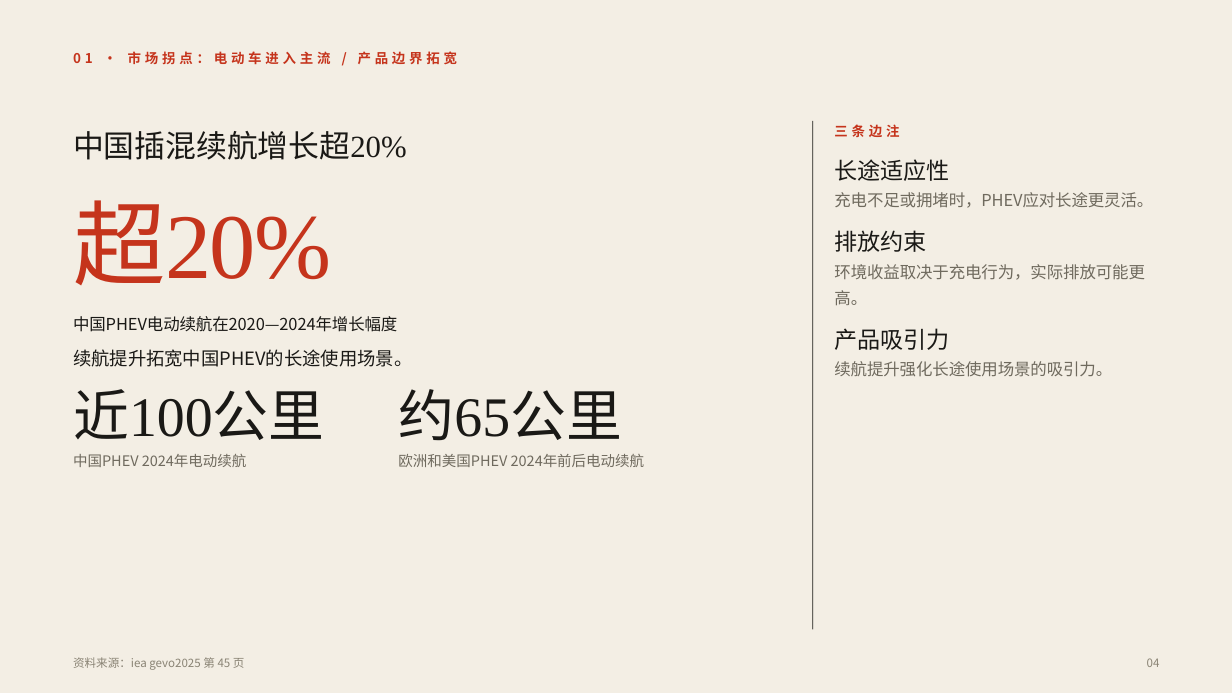
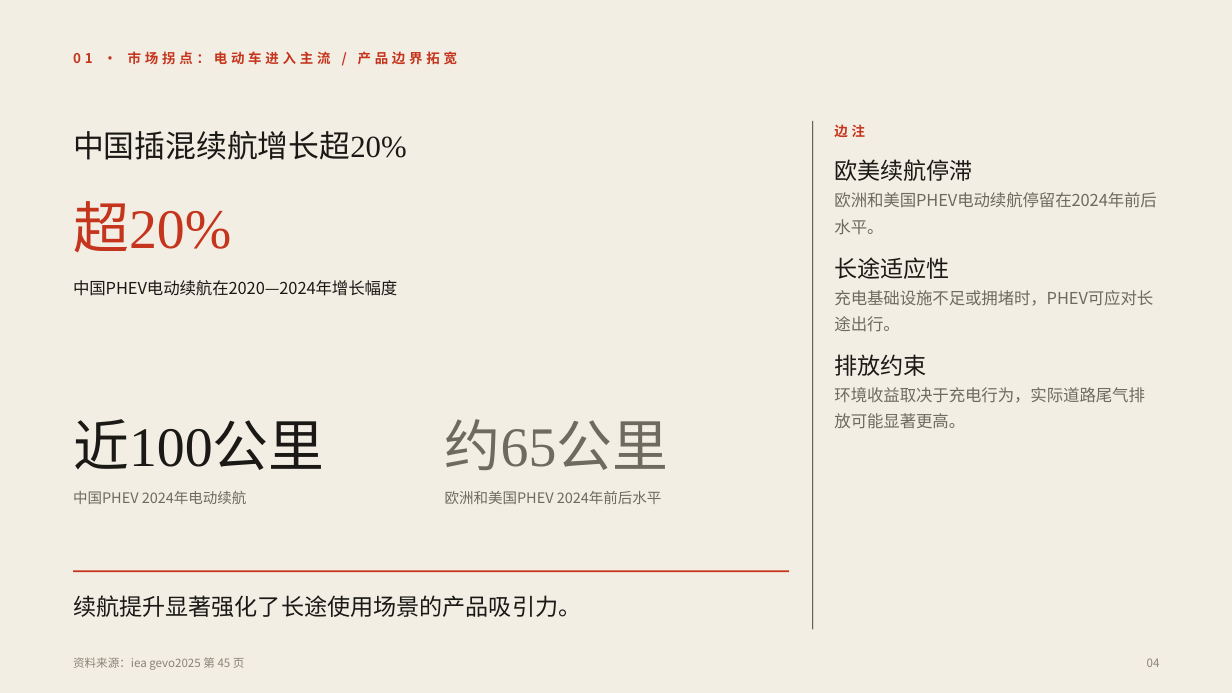
Before and after one commit to Liyilin66/ppt-agent, a slide deck: slide 4 of eval/results/scale-iea-50.pptx. Drawn at 1232x693 pixels with LibreOffice and Linux fonts; fonts in the diff are those of the drawing. Boxes give left, top, right and bottom in pixels: in the first picture for what was removed or moved away, otherwise in the second. Text is boxed around its words. In the diff, an @@ line names an element or a change of style, - is before the commit and + after.

```diff
--- a/eval/results/scale-iea-50.pptx
+++ b/eval/results/scale-iea-50.pptx
@@ text at box(834, 124, 865, 137): text changed @@
-三条边注
+边注
@@ text added at box(834, 159, 973, 181), 18 pt, text #1A1916 @@
+欧美续航停滞
@@ text "超20%" at box(73, 201, 231, 253): size 72 to 43.5 pt, letter spacing -1.5 to 0 pt; line spacing 80.6pt to 52.2pt @@
@@ text added at box(834, 192, 1156, 235), 12.8 pt, text #6F6A5E @@
+欧洲和美国PHEV电动续航停留在2024年前后水平。
@@ text "长途适应性": place and size @@
-text "长途适应性" at box(834, 159, 949, 181)
+text "长途适应性" at box(834, 257, 949, 279)
@@ text "中国PHEV电动续航在2020—2024年增长幅度": place and size @@
-text "中国PHEV电动续航在2020—2024年增长幅度" at box(73, 316, 397, 332)
+text "中国PHEV电动续航在2020—2024年增长幅度" at box(73, 280, 397, 296)
@@ text at box(834, 290, 1153, 332): text changed @@
-充电不足或拥堵时，PHEV应对长途更灵活。
+充电基础设施不足或拥堵时，PHEV可应对长途出行。
@@ text "充电基础设施不足或拥堵时，PHEV可应对长途出行。" at box(834, 290, 1153, 332): vertical alignment middle to top @@
@@ text removed at box(834, 328, 949, 350) @@
-产品吸引力
@@ text removed at box(73, 349, 412, 367) @@
-续航提升拓宽中国PHEV的长途使用场景。
@@ text "排放约束": place and size @@
-text "排放约束" at box(834, 230, 926, 252)
+text "排放约束" at box(834, 354, 926, 376)
@@ text at box(834, 387, 1144, 429): text changed @@
-环境收益取决于充电行为，实际排放可能更高。
+环境收益取决于充电行为，实际道路尾气排放可能显著更高。
@@ text "近100公里": place and size @@
-text "近100公里" at box(73, 389, 324, 440)
+text "近100公里" at box(73, 419, 324, 470)
@@ text "约65公里": place and size @@
-text "约65公里" at box(398, 389, 622, 441)
+text "约65公里" at box(445, 419, 669, 470)
@@ text "约65公里" at box(445, 419, 669, 470): text colour #1A1916 to #6F6A5E @@
@@ text "中国PHEV 2024年电动续航": place and size @@
-text "中国PHEV 2024年电动续航" at box(73, 454, 247, 467)
+text "中国PHEV 2024年电动续航" at box(73, 491, 247, 504)
@@ text at box(445, 491, 662, 504): text changed @@
-欧洲和美国PHEV 2024年前后电动续航
+欧洲和美国PHEV 2024年前后水平
@@ text at box(73, 595, 581, 617): text changed; size 12.8 to 18 pt; font Noto Sans CJK SC to Times New Roman; text colour #6F6A5E to #1A1916 @@
-续航提升强化长途使用场景的吸引力。
+续航提升显著强化了长途使用场景的产品吸引力。
@@ rectangle added at box(73, 570, 789, 572), fill #C5341C @@
```
Also in this commit, not shown: 24 other slides changed, 2 slides removed, 5 other files.
